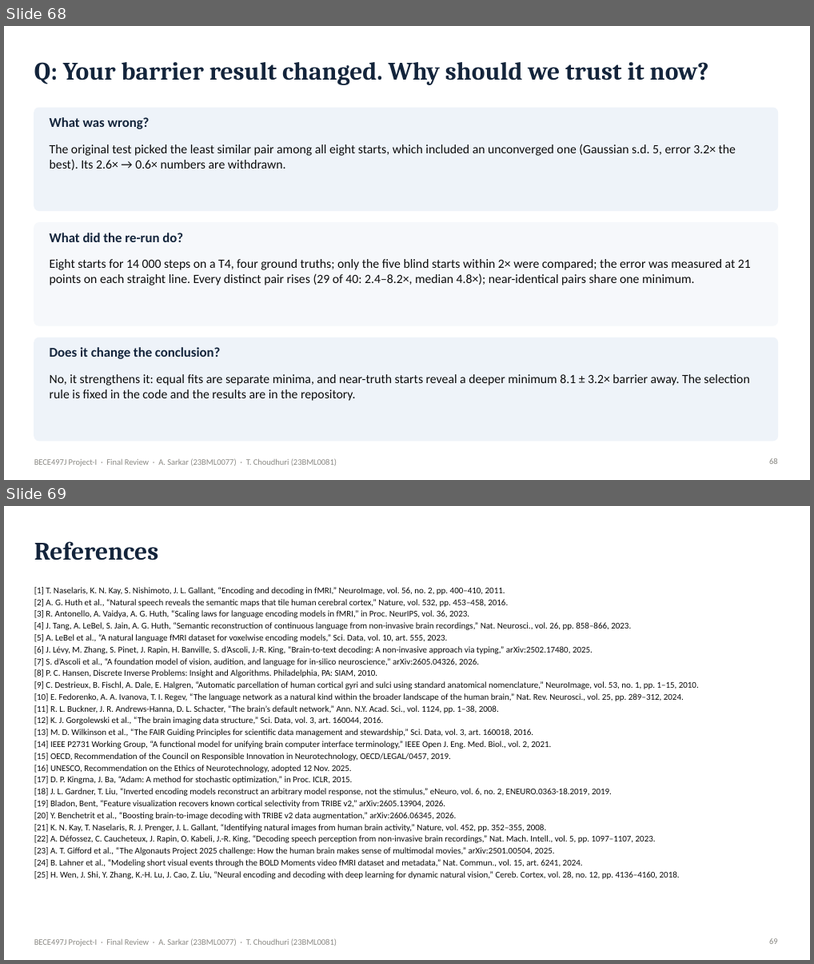
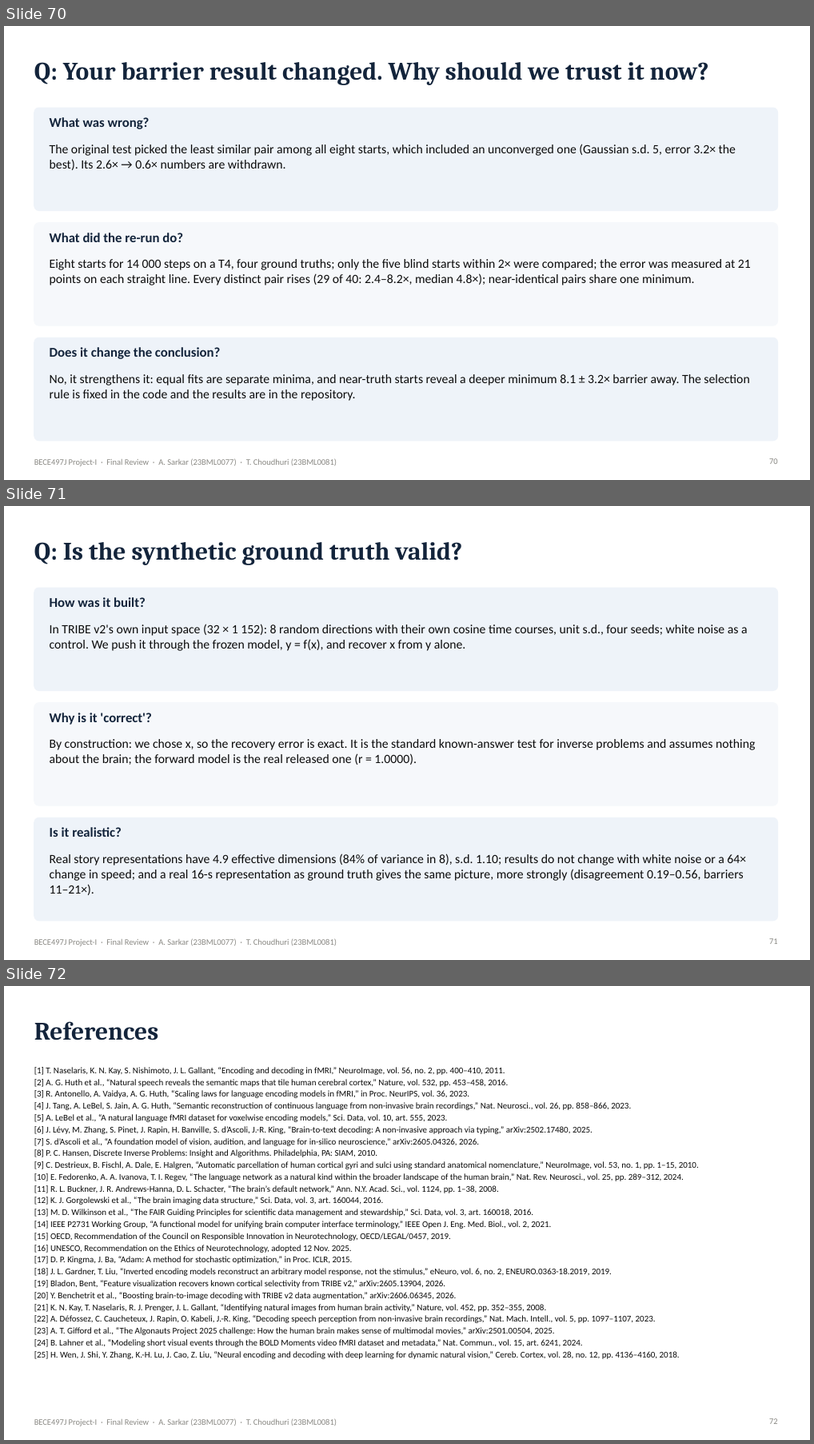
Before and after one commit to Ivxn404/semantic-decoding-tribe-inversion, a slide deck: deck/Final_Sarkar_Choudhuri.pptx. Shown one above the other, each under a label of ours: slides 68 and 69 before the commit, slides 70, 71 and 72 after it. The pictures are 814x964 and 814x1444 pixels, drawn with LibreOffice and Linux fonts; fonts in the diff are those of the drawing. Boxes give left, top, right and bottom in pixels: in the first picture for what was removed or moved away, otherwise in the second. Text is boxed around its words. In the diff, an @@ line names an element or a change of style, - is before the commit and + after.

Commit message:
Validity of the synthetic ground truth: real-stimulus statistics and a real-stimulus ground-truth test; report, deck, poster, docs

```diff
--- a/deck/Final_Sarkar_Choudhuri.pptx
+++ b/deck/Final_Sarkar_Choudhuri.pptx
@@ slide 71 added at [4, 506, 810, 960], background #FFFFFF; not listed: 1 template element that a slide beside it also shows @@
@@ title added at [34, 542, 462, 565], 30 pt, text #13243B, bold @@
+Q: Is the synthetic ground truth valid?
@@ rounded rectangle added at [34, 588, 778, 691], fill #EEF3F9, outline #EEF3F9 1 pt @@
@@ text added at [50, 597, 146, 607], 16 pt, text #13243B, bold @@
+How was it built?
@@ text added at [50, 624, 748, 651], 15 pt, text #0B0B0B @@
+In TRIBE v2's own input space (32 × 1 152): 8 random directions with their own cosine time courses, unit s.d., four seeds; white noise as a control. We push it through the frozen model, y = f(x), and recover x from y alone.
@@ rounded rectangle added at [34, 703, 778, 805], fill #F6F8FB, outline #F6F8FB 1 pt @@
@@ text added at [50, 712, 151, 724], 16 pt, text #13243B, bold @@
+Why is it 'correct'?
@@ text added at [50, 739, 755, 764], 15 pt, text #0B0B0B @@
+By construction: we chose x, so the recovery error is exact. It is the standard known-answer test for inverse problems and assumes nothing about the brain; the forward model is the real released one (r = 1.0000).
@@ rounded rectangle added at [34, 817, 778, 920], fill #EEF3F9, outline #EEF3F9 1 pt @@
@@ text added at [50, 827, 122, 836], 16 pt, text #13243B, bold @@
+Is it realistic?
@@ text added at [50, 853, 746, 895], 15 pt, text #0B0B0B @@
+Real story representations have 4.9 effective dimensions (84% of variance in 8), s.d. 1.10; results do not change with white noise or a 64× change in speed; and a real 16-s representation as ground truth gives the same picture, more strongly (disagreement 0.19–0.56, barriers 11–21×).
@@ page number added at [770, 938, 778, 944], 10 pt, text #8A8984 @@
+71
@@ what was slide 68 is now slide 70 @@
@@ page number at [770, 458, 778, 464]: text changed @@
-68
+70
@@ what was slide 69 is now slide 72 @@
@@ page number at [770, 1418, 778, 1424]: text changed @@
-69
+72
```
Also in this commit, not shown: 1 slide changed, 2 other slides added, 21 other files.
